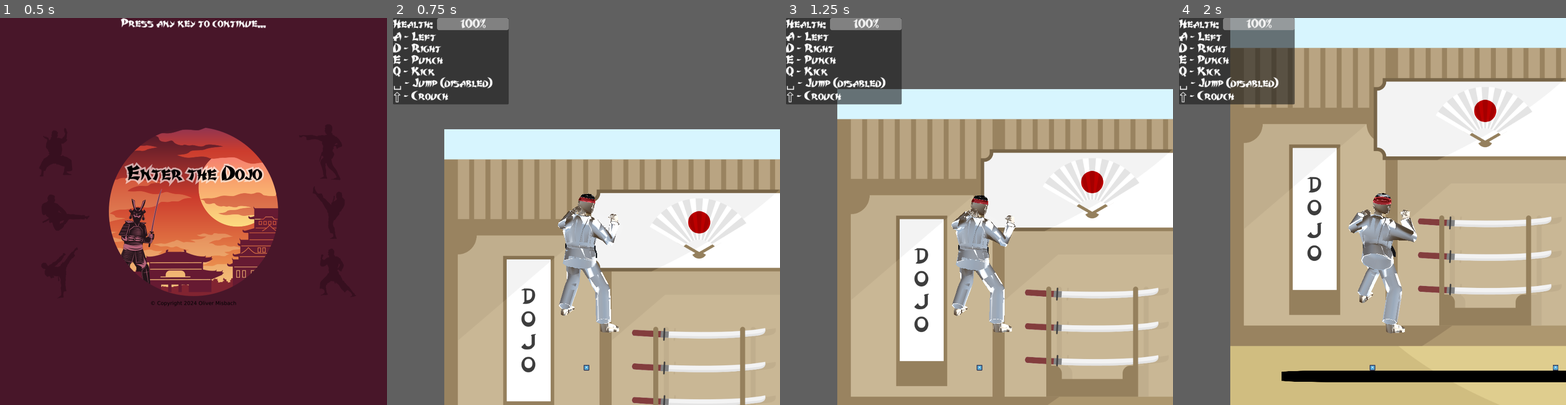
Above: before the commit, frames 1-4 (left to right).
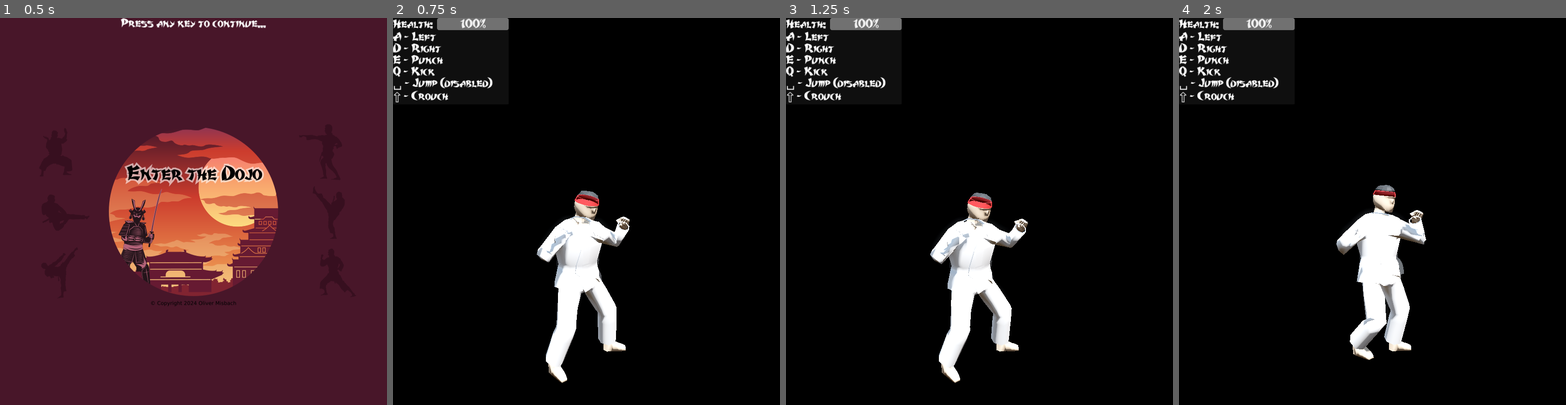
Above: after the commit, the same moments.

Repository: Oliver-Misbach/EnterTheDojo
Game: Godot game, scene res://src/menu/main_menu.tscn
Two runs of this game, one before a commit and one after it. Both use one fixed random seed, a clock stepped at 60 frames per second and the inputs below. The engine's default icon, where the game draws it, is replaced by a stand-in: a white triangle on a blue panel in a dark square.
Inputs:
- Up to frame 1 (0.5 s): no input
- Up to frame 2 (0.75 s): tap Enter at 0.5 s; hold D (right) from 0.53 s (still down); tap Shift (crouch) at 0.6 s
- Up to frame 3 (1.25 s): keep holding D (right)
- Up to frame 4 (2 s): release D (right) at 1.28 s; hold A (left) from 1.28 s (still down); tap Q (kick) at 1.35 s

Frame 1 is identical in both runs. In frame 2, 98% of the frame differs, in the area x 0-100%, y 0-100%; in frame 3, 98%; in frame 4, 97%.

Commit message:
tweaks
- change 2d player size to 32
- fov from 75 to 60
- mirror player

Diff:
--- a/src/character.gd
+++ b/src/character.gd
@@ -49,7 +49,7 @@
 			anim.play(&"walk_backward")
 
 	if not is_zero_approx(velocity.x):
-		hurt_area.position.x = -8.0 if velocity.x < 0.0 else 8.0
+		hurt_area.scale.x = -1.0 if velocity.x < 0.0 else 1.0
 		#model.get_child(0).rotation.y = PI * 1.5 if velocity.x < 0.0 else PI * 0.5
 	model.position = Vector3(position.x / 64.0, -position.y / 64.0, 0.0)
 
--- a/src/character.tscn
+++ b/src/character.tscn
@@ -1,14 +1,42 @@
-[gd_scene load_steps=6 format=3 uid="uid://csmkwv7sbo713"]
+[gd_scene load_steps=14 format=3 uid="uid://csmkwv7sbo713"]
 
 [ext_resource type="Script" path="res://src/character.gd" id="1_feilg"]
 [ext_resource type="Texture2D" uid="uid://cbveomv0sowod" path="res://src/icon.svg" id="2_l4r3p"]
 [ext_resource type="PackedScene" uid="uid://mnj15h0sy3t8" path="res://assets/3D Assets/Character Models/Player Character Model/Player_Character.glb" id="3_f6hel"]
+[ext_resource type="Texture2D" uid="uid://begp75ina37qx" path="res://assets/3D Assets/Character Models/Player Character Model/Player_Character_basecolor_skin.png" id="4_fofl8"]
+[ext_resource type="Texture2D" uid="uid://djbcisd3bjcvs" path="res://assets/3D Assets/Character Models/Player Character Model/Player_Character_basecolor_player_clothes.png" id="4_ufrtj"]
+[ext_resource type="Texture2D" uid="uid://dwhurebebltbi" path="res://assets/3D Assets/Character Models/Player Character Model/Player_Character_basecolor_black.png" id="5_3867m"]
+[ext_resource type="Texture2D" uid="uid://8nkd0yxej538" path="res://assets/3D Assets/Character Models/Player Character Model/Player_Character_basecolor_headband.png" id="7_kf584"]
 
 [sub_resource type="RectangleShape2D" id="RectangleShape2D_f2bci"]
-size = Vector2(16, 16)
+size = Vector2(32, 32)
 
 [sub_resource type="CircleShape2D" id="CircleShape2D_2d0kn"]
 radius = 8.0
+
+[sub_resource type="StandardMaterial3D" id="StandardMaterial3D_dbi8i"]
+resource_name = "Skin"
+vertex_color_use_as_albedo = true
+albedo_texture = ExtResource("4_fofl8")
+roughness = 0.4
+
+[sub_resource type="StandardMaterial3D" id="StandardMaterial3D_ufw53"]
+resource_name = "Black"
+vertex_color_use_as_albedo = true
+albedo_texture = ExtResource("5_3867m")
+roughness = 0.5
+
+[sub_resource type="StandardMaterial3D" id="StandardMaterial3D_883cs"]
+resource_name = "Gi"
+vertex_color_use_as_albedo = true
+albedo_texture = ExtResource("4_ufrtj")
+roughness = 0.5
+
+[sub_resource type="StandardMaterial3D" id="StandardMaterial3D_7fap7"]
+resource_name = "Headband"
+vertex_color_use_as_albedo = true
+albedo_texture = ExtResource("7_kf584")
+roughness = 0.5
 
 [node name="Character" type="CharacterBody2D"]
 script = ExtResource("1_feilg")
@@ -18,13 +46,13 @@
 shape = SubResource("RectangleShape2D_f2bci")
 
 [node name="Sprite2D" type="Sprite2D" parent="."]
-scale = Vector2(0.125, 0.125)
+scale = Vector2(0.25, 0.25)
 texture = ExtResource("2_l4r3p")
 
 [node name="HurtArea" type="Area2D" parent="."]
-metadata/_edit_group_ = true
 
 [node name="CollisionShape2D" type="CollisionShape2D" parent="HurtArea"]
+position = Vector2(32, 0)
 shape = SubResource("CircleShape2D_2d0kn")
 
 [node name="HurtTimer" type="Timer" parent="."]
@@ -98,4 +126,10 @@
 bones/44/rotation = Quaternion(-0.358863, -0.000172035, 0.00029953, 0.93339)
 bones/45/rotation = Quaternion(-0.205818, -0.000150184, 0.000132895, 0.97859)
 
+[node name="Karate_Man" parent="Player_Character/Karate_Man_Rig/Skeleton3D" index="0"]
+surface_material_override/0 = SubResource("StandardMaterial3D_dbi8i")
+surface_material_override/1 = SubResource("StandardMaterial3D_ufw53")
+surface_material_override/2 = SubResource("StandardMaterial3D_883cs")
+surface_material_override/3 = SubResource("StandardMaterial3D_7fap7")
+
 [editable path="Player_Character"]
--- a/src/enemy.gd
+++ b/src/enemy.gd
@@ -5,7 +5,7 @@
 func _physics_process(delta: float) -> void:
 	if target != null:
 		var offset := target.position.x - position.x
-		if abs(offset) < 24.0:
+		if abs(offset) < 33.0:
 			#movement = 0.0
 			punch = true
 
--- a/src/world.tscn
+++ b/src/world.tscn
@@ -36,7 +36,7 @@
 environment = SubResource("Environment_cnr5b")
 
 [node name="DirectionalLight3D" type="DirectionalLight3D" parent="."]
-transform = Transform3D(-0.866023, -0.433016, 0.250001, 0, 0.499998, 0.866027, -0.500003, 0.749999, -0.43301, 0, 0, 0)
+transform = Transform3D(0.866025, -0.433013, 0.25, 0, 0.5, 0.866025, -0.5, -0.75, 0.433013, 0, 3, 0)
 shadow_enabled = true
 
 [node name="Parallax2D" type="Parallax2D" parent="."]
@@ -63,8 +63,12 @@
 position = Vector2(254, 333)
 script = ExtResource("4_5wrnn")
 
+[node name="Karate_Man_Rig" parent="Player/Player_Character" index="0"]
+transform = Transform3D(-4.37114e-08, 0, 1, 0, 0.884, 0, 1, 0, 4.37114e-08, 0, 0, 0)
+
 [node name="Camera3D" type="Camera3D" parent="Player/Player_Character" index="2"]
 transform = Transform3D(1, 0, 0, 0, 0.984808, 0.173648, 0, -0.173648, 0.984808, 0, 2, 3)
+fov = 60.0
 
 [node name="Camera2D" type="Camera2D" parent="Player"]
 position = Vector2(0, -436)
@@ -75,8 +79,8 @@
 target = NodePath("../Player")
 health = 10
 
-[node name="Player_Character" parent="Enemy" index="5"]
-transform = Transform3D(-1, 0, -8.74228e-08, 0, 1, 0, 8.74228e-08, 0, -1, 0, 0, 0)
+[node name="Karate_Man_Rig" parent="Enemy/Player_Character" index="0"]
+transform = Transform3D(-4.37114e-08, 0, -1, 0, 0.884017, 0, 1, 0, -4.37114e-08, 0, 0, 0)
 
 [node name="NextLevel" type="Area2D" parent="."]
 position = Vector2(1000, 0)
